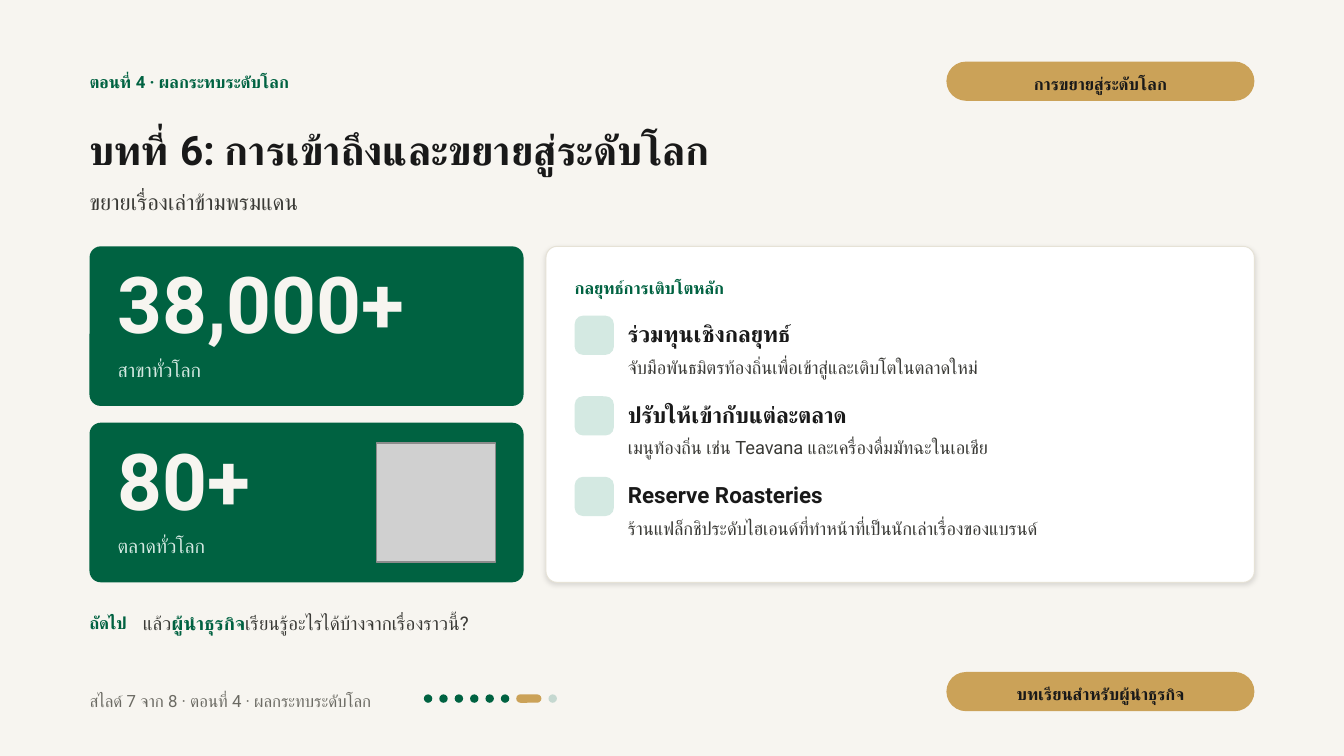
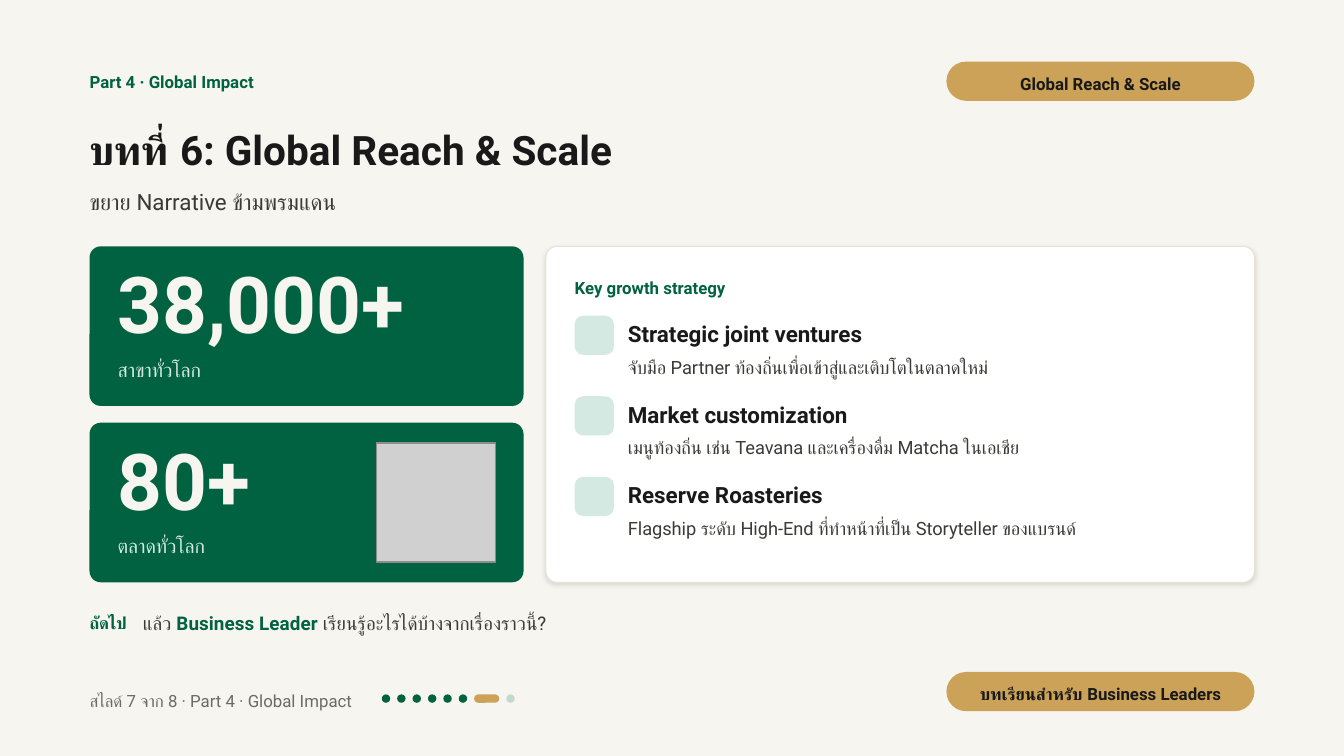
Before and after one commit to tungao06/slide-present-en, a slide deck: slide 15 of starbucks-presentation/export/Starbucks_Storytelling_Masterclass.pptx. Drawn at 1344x756 pixels with LibreOffice and Linux fonts; fonts in the diff are those of the drawing; grey boxes stand for pictures; background and template pictures are left out. Boxes give left, top, right and bottom in pixels: in the first picture for what was removed or moved away, otherwise in the second. Text is boxed around its words. In the diff, an @@ line names an element or a change of style, - is before the commit and + after.

```diff
--- a/starbucks-presentation/export/Starbucks_Storytelling_Masterclass.pptx
+++ b/starbucks-presentation/export/Starbucks_Storytelling_Masterclass.pptx
@@ text at [90, 75, 253, 92]: text changed @@
-ตอนที่ 4 · ผลกระทบระดับโลก
+Part 4 · Global Impact
@@ text at [1020, 77, 1181, 90]: text changed @@
-การขยายสู่ระดับโลก
+Global Reach & Scale
@@ text at [90, 133, 612, 166]: text changed @@
-บทที่ 6: การเข้าถึงและขยายสู่ระดับโลก
+บทที่ 6: Global Reach & Scale
@@ text at [90, 193, 336, 210]: text changed @@
-ขยายเรื่องเล่าข้ามพรมแดน
+ขยาย Narrative ข้ามพรมแดน
@@ text at [575, 281, 725, 298]: text changed @@
-กลยุทธ์การเติบโตหลัก
+Key growth strategy
@@ text at [628, 325, 862, 347]: text changed @@
-ร่วมทุนเชิงกลยุทธ์
+Strategic joint ventures
@@ text at [628, 360, 989, 380]: text changed @@
-จับมือพันธมิตรท้องถิ่นเพื่อเข้าสู่และเติบโตในตลาดใหม่
+จับมือ Partner ท้องถิ่นเพื่อเข้าสู่และเติบโตในตลาดใหม่
@@ text at [628, 406, 848, 424]: text changed @@
-ปรับให้เข้ากับแต่ละตลาด
+Market customization
@@ text at [628, 440, 1019, 460]: text changed @@
-เมนูท้องถิ่น เช่น Teavana และเครื่องดื่มมัทฉะในเอเชีย
+เมนูท้องถิ่น เช่น Teavana และเครื่องดื่ม Matcha ในเอเชีย
@@ text at [628, 521, 1076, 539]: text changed @@
-ร้านแฟล็กชิประดับไฮเอนด์ที่ทำหน้าที่เป็นนักเล่าเรื่องของแบรนด์
+Flagship ระดับ High-End ที่ทำหน้าที่เป็น Storyteller ของแบรนด์
@@ text at [143, 616, 535, 636]: text changed @@
-แล้วผู้นำธุรกิจเรียนรู้อะไรได้บ้างจากเรื่องราวนี้?
+แล้ว Business Leader เรียนรู้อะไรได้บ้างจากเรื่องราวนี้?
@@ text at [980, 687, 1222, 701]: text changed @@
-บทเรียนสำหรับผู้นำธุรกิจ
+บทเรียนสำหรับ Business Leaders
@@ text at [90, 694, 352, 711]: text changed @@
-สไลด์ 7 จาก 8 · ตอนที่ 4 · ผลกระทบระดับโลก
+สไลด์ 7 จาก 8 · Part 4 · Global Impact
@@ 3 rounded rectangles: place and size @@
-3 rounded rectangles at [439, 695, 509, 703]
+3 rounded rectangles at [396, 695, 466, 703]
@@ 5 rounded rectangles: place and size @@
-5 rounded rectangles at [423, 695, 556, 703]
+5 rounded rectangles at [382, 695, 515, 703]
```
Also in this commit, not shown: 7 other slides changed, 12 other files.
